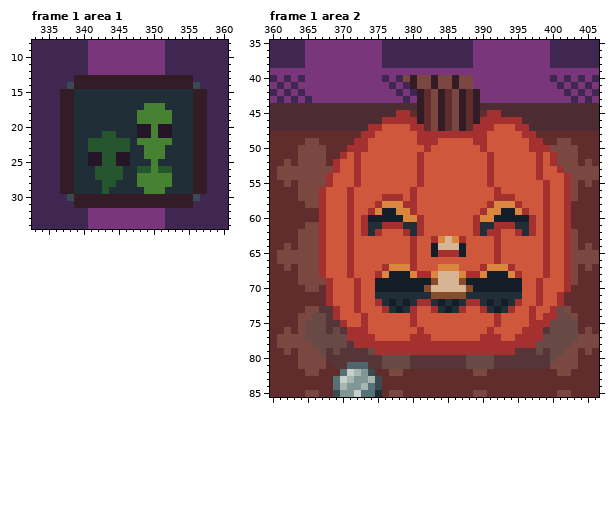
Two versions of one pixel-art file, assets/mockup.aseprite. This is how it looked before the edit.
480x456 pixels, 2 frames. Colours within 5 levels of each other are drawn and written as one. Shown: frame 1 area 1: x 333..360, y 8..34; frame 1 area 2: x 360..406, y 35..85. The commit also changed other frames or places, which this record leaves out.
After the commit:
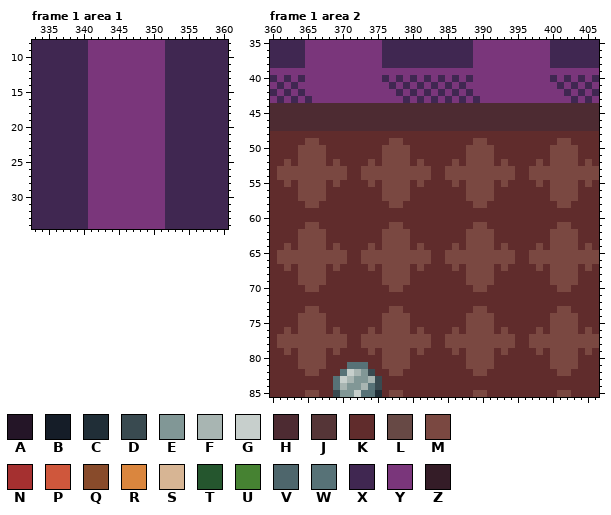
Palette (. is transparent): A #241527  B #151d28  C #202e37  D #394a50  E #819796  F #a8b5b2  G #c7cfcc  H #4d2b32  J #553537  K #602c2c  L #674945  M #7a4841  N #a53030  P #cf573c  Q #884b2b  R #da863e  S #d7b594  T #25562e  U #468232  V #4e666c  W #577277  X #402751  Y #7a367b  Z #341c27
Changes in this commit:
layer "bookcase" now hidden
layer "Layer 1" now hidden
Changed rows in their new state; - is an unchanged pixel.
Frame 1 area 1:
first column x 337:
13 --XXYYYYYYYYYYYXXXX--
14 -XXXYYYYYYYYYYYXXXXX-
15 XXXXYYYYYYYYYYYXXXXXX
16 XXXXYYYYYYYYYYYXXXXXX
17 XXXXYYYYYYYYYYYXXXXXX
18 XXXXYYYYYYYYYYYXXXXXX
19 XXXXYYYYYYYYYYYXXXXXX
20 XXXXYYYYYYYYYYYXXXXXX
21 XXXXYYYYYYYYYYYXXXXXX
22 XXXXYYYYYYYYYYYXXXXXX
23 XXXXYYYYYYYYYYYXXXXXX
24 XXXXYYYYYYYYYYYXXXXXX
25 XXXXYYYYYYYYYYYXXXXXX
26 XXXXYYYYYYYYYYYXXXXXX
27 XXXXYYYYYYYYYYYXXXXXX
28 XXXXYYYYYYYYYYYXXXXXX
29 XXXXYYYYYYYYYYYXXXXXX
30 -XXXYYYYYYYYYYYXXXXX-
31 --XXYYYYYYYYYYYXXXX--
Frame 1 area 2:
first column x 365:
40 --------------YXYXYXYXYX---------------
41 ---------------YXYXYXYXY---------------
42 ----------------YXYXYXYXY--------------
43 ----------------XYXYXYXYX--------------
44 ----------------HHHHHHHHH--------------
45 -------------HHHHHHHHHHHHHHH-----------
46 -----------HHHHHHHHHHHHHHHHHHHH--------
47 ---------HHHHHHHHHHHHHHHHHHHHHHH-------
48 --------KKKKKKKKKKKKKKKKKKKKKKKKK------
49 -------KKKKKMMKKKKKKKKKKMMKKKKKKKK-----
50 ------KKKKKMMMMKKKKKKKKMMMMKKKKKKKK----
51 -----KKKKKKMMMMKKKKKKKKMMMMKKKKKKKKM---
52 ----MKKKKMKMMMMKMKKKKMKMMMMKMKKKKMKM---
53 ----MMKKMMMMMMMMMMKKMMMMMMMMMMKKMMMMM--
54 ---MMMKKMMMMMMMMMMKKMMMMMMMMMMKKMMMMMM-
55 ---KMKKKKMKMMMMKMKKKKMKMMMMKMKKKKMKMMM-
56 --MKKKKKKKKMMMMKKKKKKKKMMMMKKKKKKKKMMM-
57 --MKKKKKKKKMMMMKKKKKKKKMMMMKKKKKKKKMMM-
58 --KKKKKKKKKKMMKKKKKKKKKKMMKKKKKKKKKKMM-
59 --KKKKKKKKKKKKKKKKKKKKKKKKKKKKKKKKKKKK-
60 --KKKKKKKKKKKKKKKKKKKKKKKKKKKKKKKKKKKK-
61 --KKKKKKKKKKMMKKKKKKKKKKMMKKKKKKKKKKMM-
62 --MKKKKKKKKMMMMKKKKKKKKMMMMKKKKKKKKMMM-
63 --MKKKKKKKKMMMMKKKKKKKKMMMMKKKKKKKKMMM-
64 --MKMKKKKMKMMMMKMKKKKMKMMMMKMKKKKMKMMM-
65 --MMMMKKMMMMMMMMMMKKMMMMMMMMMMKKMMMMMM-
66 --MMMMKKMMMMMMMMMMKKMMMMMMMMMMKKMMMMMM-
67 --MKMKKKKMKMMMMKMKKKKMKMMMMKMKKKKMKMMM-
68 --MKKKKKKKKMMMMKKKKKKKKMMMMKKKKKKKKMMM-
69 ---KKKKKKKKMMMMKKKKKKKKMMMMKKKKKKKKMMM-
70 ---KKKKKKKKKMMKKKKKKKKKKMMKKKKKKKKKKMM-
71 ---KKKKKKKKKKKKKKKKKKKKKKKKKKKKKKKKKK--
72 ---KKKKKKKKKKKKKKKKKKKKKKKKKKKKKKKKKK--
73 --KKKKKKKKKKMMKKKKKKKKKKMMKKKKKKKKKKM--
74 -MMKKKKKKKKMMMMKKKKKKKKMMMMKKKKKKKKMMM-
75 MMMKKKKKKKKMMMMKKKKKKKKMMMMKKKKKKKKMMMM
76 MMMKMKKKKMKMMMMKMKKKKMKMMMMKMKKKKMKMMMM
77 MMMMMMKKMMMMMMMMMMKKMMMMMMMMMMKKMMMMMMM
78 -MMMMMKKMMMMMMMMMMKKMMMMMMMMMMKKMMMMMM-
79 --MKMKKKKMKMMMMKMKKKKMKMMMMKMKKKKMKMM--
80 ---KKKKKKKKMMMMKKKKKKKKMMMMKKKKKKKKM---
81 ----KKWWWKKMMMMKKKKKKKKMMMMKKKKKKKK----
